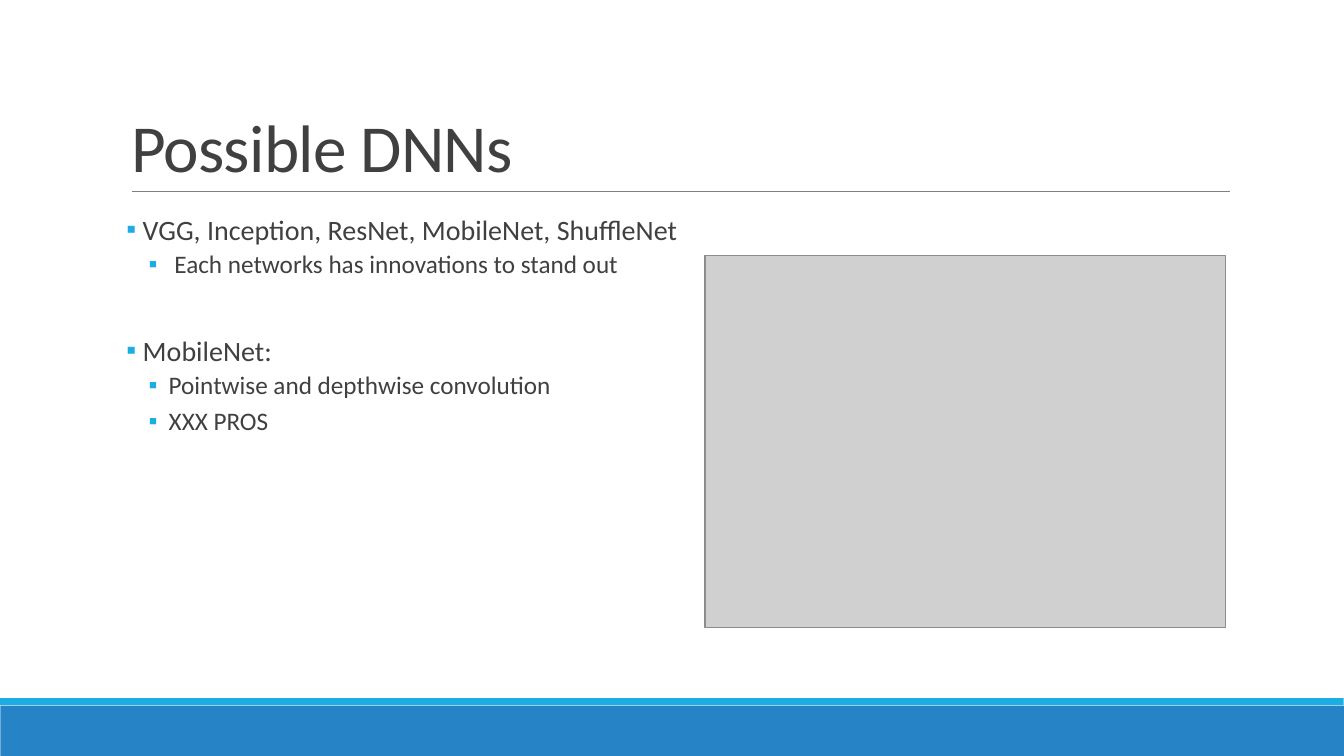
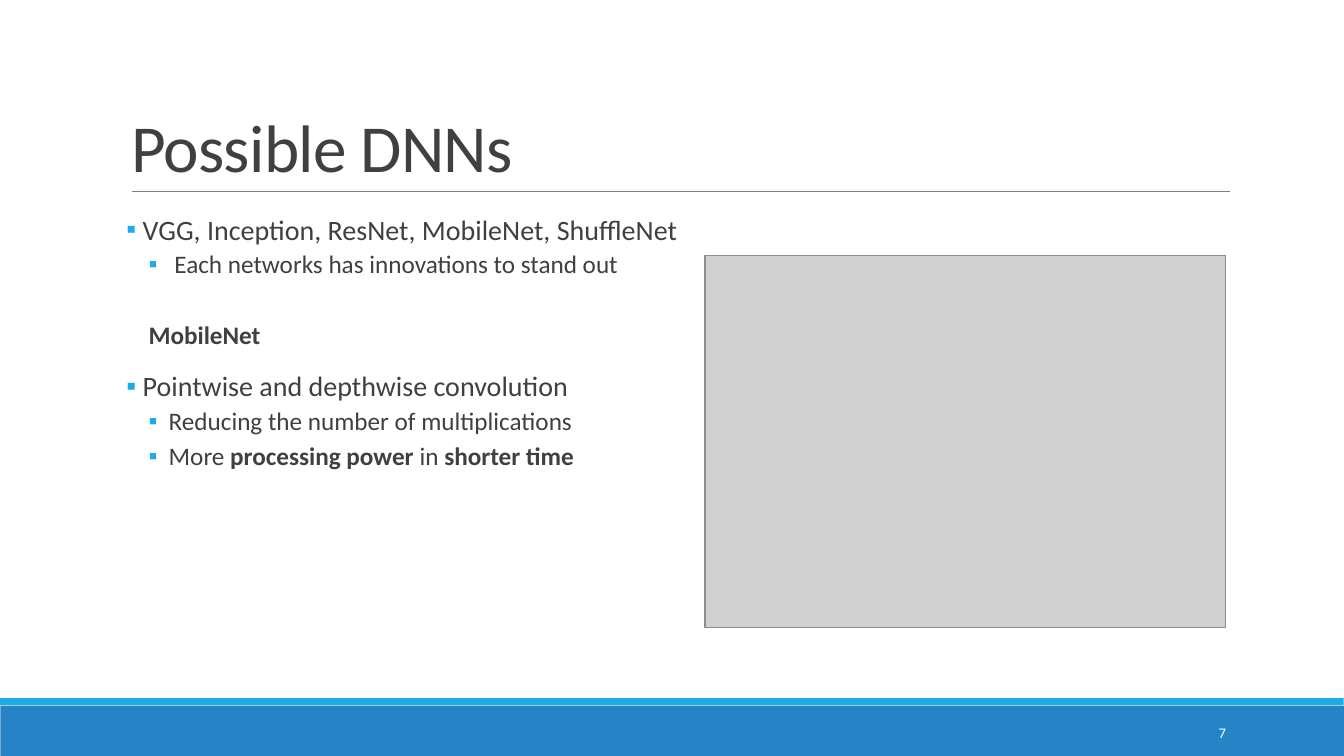
Before and after one commit to ITU-AI-ML-in-5G-Challenge/ITU-ML5G-PS-007-Aaronica, a slide deck: slide 7 of GrandFinale.pptx. Drawn at 1344x756 pixels with LibreOffice and Linux fonts; fonts in the diff are those of the drawing; grey boxes stand for pictures. Boxes give left, top, right and bottom in pixels: in the first picture for what was removed or moved away, otherwise in the second. Text is boxed around its words. In the diff, an @@ line names an element or a change of style, - is before the commit and + after.

```diff
--- a/GrandFinale.pptx
+++ b/GrandFinale.pptx
@@ text at (149, 326, 261, 344): text changed; size 20 to 18 pt; bold on @@
-▪ MobileNet:
+  MobileNet
@@ text at (143, 376, 568, 401): size 18 to 20 pt in "Pointwise and depthwise convolution"; list level 2 to 1 in "Pointwise and depthwise convolution" @@
@@ text at (169, 412, 574, 470): text changed @@
-  ▪ XXX PROS
+  ▪ Reducing the number of multiplications
+  ▪ More processing power in shorter time
@@ page number added at (1219, 728, 1226, 738), 10.5 pt, text #FFFFFF @@
+7
```
Also in this commit, not shown: 11 other slides changed, 1 slide added, 1 slide removed, 1 other file.
